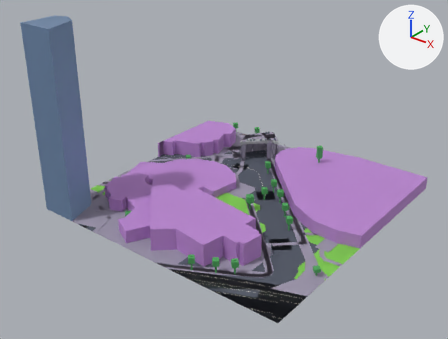
One commit to the glTF model public/maps/melbourne/chunks/5_-14.glb: the scene before it, then after it.
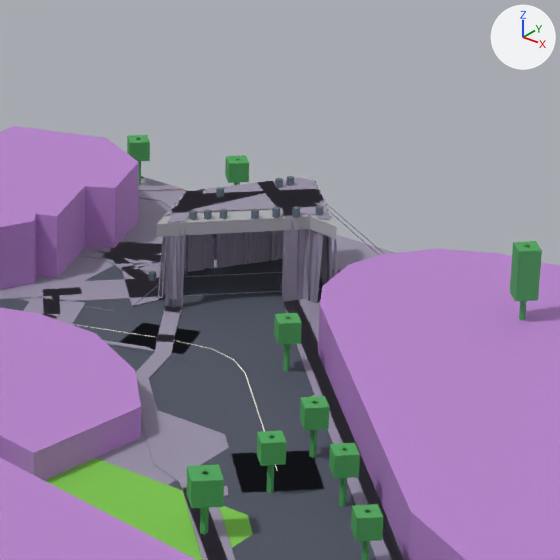
Each version appears first whole from a 50 mm camera at (799.7, 1431.1, 132.5) aimed at (653.6, 1613.7, 19.3), and next in a close-up on the part from 46% to 73% of the width and 28% to 63% of the height. The lights are fixed; the arrows at upper right show +X, +Y and +Z. The first two pictures are the older version. Where no turn or scale is listed for an object, it has been applied to the vertices. Vertices at exactly the same position are counted once.

Names of what the first close-up shows: 'compiled-chunk'.
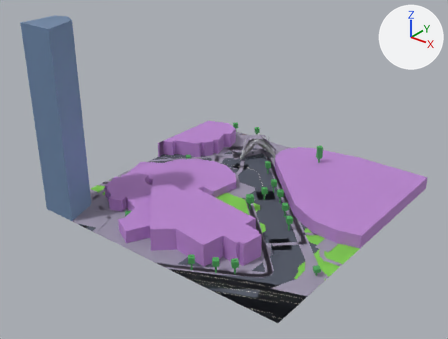
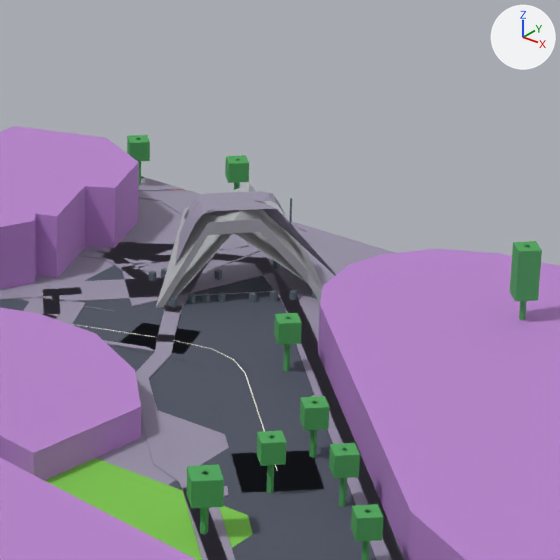
Where the newer file only moved an object's origin or applied its transform, the numbers keep the older frame.

The change in detail:
me_mesh_0 is used by ob_compiled_chunk; location (654.0, 1626.71, 40.5).
me_mesh_0 had 3021 vertices, 4498 faces and spanned x -60.0..60.0, y -60.7..60.7, z -40.0..40.0.
me_mesh_0 now has 2494 vertices, 3677 faces and spans x -60.0..60.0, y -60.7..60.7, z -41.5..40.0.
me_mesh_0 part 1: the loose piece of 8 vertices spanning x -22.5..-21.9, y 35.1..35.7, z -30.1..-29.2 is moved by (0.0, 0.0, -9.9).
me_mesh_0 part 2: the loose piece of 8 vertices spanning x -21.2..-20.6, y 36.3..36.9, z -30.1..-29.2 is moved by (0.0, 0.0, -9.9).
me_mesh_0 part 3: the loose piece of 8 vertices spanning x -23.6..-23.0, y 34.0..34.6, z -30.1..-29.2 is moved by (0.0, 0.0, -9.9).
me_mesh_0 part 4: the loose piece of 8 vertices spanning x -18.5..-17.9, y 38.4..39.0, z -30.1..-29.2 is moved by (0.0, 0.0, -9.9).
me_mesh_0 part 5: the loose piece of 8 vertices spanning x -20.8..-20.2, y 48.2..48.8, z -30.1..-29.0 is moved by (0.0, 0.0, -9.9).
me_mesh_0 part 6: the loose piece of 8 vertices spanning x -16.9..-16.3, y 40.0..40.6, z -30.1..-29.0 is moved by (0.0, 0.0, -9.9).
me_mesh_0 part 7: the loose piece of 8 vertices spanning x -15.3..-14.7, y 41.5..42.1, z -30.1..-29.0 is moved by (0.0, 0.0, -9.9).
me_mesh_0 part 8: the loose piece of 8 vertices spanning x -24.9..-24.3, y 40.7..41.3, z -30.1..-29.0 is moved by (0.0, 0.0, -9.9).
me_mesh_0 part 9: the loose piece of 8 vertices spanning x -13.5..-12.9, y 43.3..43.9, z -30.1..-29.0 is moved by (0.0, 0.0, -9.9).
me_mesh_0 part 10: the loose piece of 8 vertices spanning x -21.4..-20.8, y 47.0..47.6, z -30.1..-29.0 is moved by (0.0, 0.0, -9.9).
me_mesh_0 part 11: a new loose piece of 24 vertices spanning x -28.5..-10.0, y 30.7..52.4, z -41.5..-30.1, in mat_concrete (grey #adafb3).
me_mesh_0 part 12: 40 vertices moved from x -27.8..-11.5, y 31.3..50.3, z -39.9..-30.0 to x -27.8..-14.3, y 31.9..49.2, z -40.0..-30.0; 723 vertices removed from x -31.2..-8.4, y 27.8..52.4, z -39.9..-30.0; 172 vertices added at x -27.4..-10.5, y 31.9..50.1, z -39.9..-30.0.

Location of each change, (x1, y1, x2, y2) in pixels of the close-ups (560 x 560 px; the box of a moved part takes in the faces that stretch with it):
part 1 of me_mesh_0, moved or reshaped: before (204, 209, 212, 220); after (202, 293, 210, 303)
part 2 of me_mesh_0, moved or reshaped: before (220, 209, 228, 219); after (218, 292, 226, 302)
part 3 of me_mesh_0, moved or reshaped: before (189, 210, 197, 220); after (188, 293, 195, 303)
part 4 of me_mesh_0, moved or reshaped: before (251, 209, 259, 219); after (249, 292, 257, 303)
part 5 of me_mesh_0, moved or reshaped (not visible afterwards): before (286, 176, 294, 186)
part 6 of me_mesh_0, moved or reshaped: before (272, 207, 280, 218); after (270, 290, 278, 301)
part 7 of me_mesh_0, moved or reshaped: before (292, 206, 300, 218); after (289, 290, 297, 300)
part 8 of me_mesh_0, moved or reshaped: before (216, 187, 224, 198); after (215, 269, 222, 280)
part 9 of me_mesh_0, moved or reshaped: before (315, 205, 324, 216); after (312, 292, 317, 299)
part 10 of me_mesh_0, moved or reshaped: before (275, 177, 283, 188); after (273, 261, 280, 270)
part 11 of me_mesh_0, added: after (156, 184, 323, 308)
part 12 of me_mesh_0, cut back: before (132, 176, 384, 358); after (132, 191, 343, 360)
